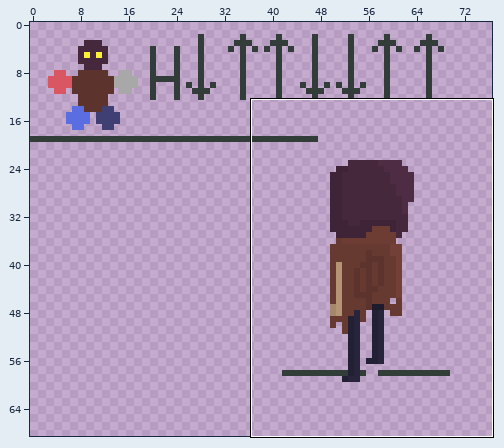
Edited in one commit: pixel-art file (Testing2d/Assets/Sprite/Hero/HEROAnim.aseprite). The picture above shows the old version from afar; the outline marks the close-up.
Close-up. Earlier state:
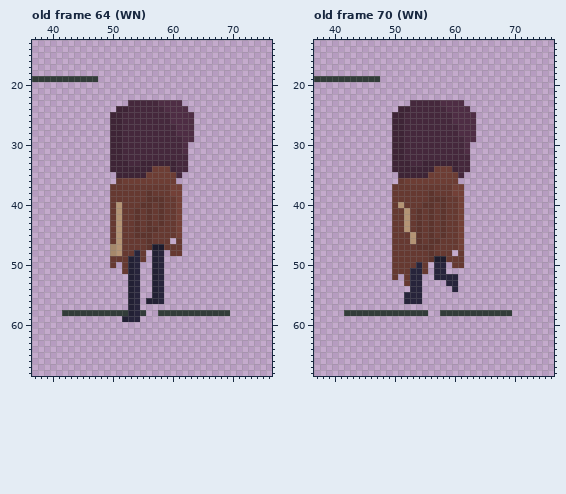
111x85 pixels, 92 frames. Pixels under 10% opacity are left out. Colours within 5 levels of each other are drawn and written as one. Shown: old frame 64 (WN): x 37..76, y 13..68; old frame 70 (WN): x 37..76, y 13..68. The wide view leaves out empty margins. The commit also changed other frames or places, which this record leaves out.
Now the later version:
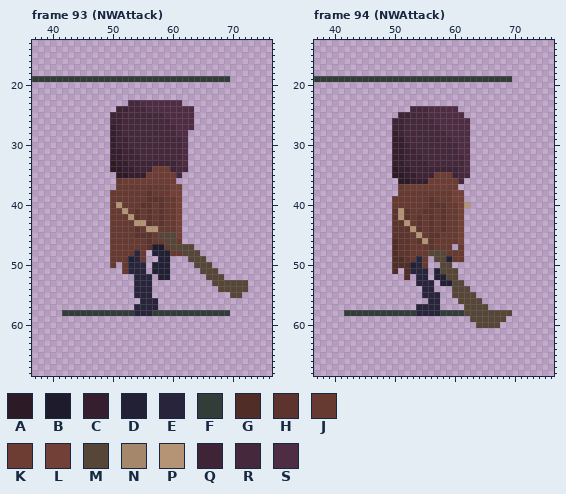
Palette (. is transparent): A #2c1a26  B #1d1b2c  C #351e2e  D #222034  E #27243b  F #323c39  G #512d27  H #5d342d  J #663931  K #6d3d34  L #734037  M #554637  N #a5886b  P #b49475  Q #3e2436  R #45283c  S #4e2d44
A new or re-ordered frame is compared with the old frame closest to it.
Edits made:
frames 92 -> 102
Changed rows in their new state; - is an unchanged pixel.
Frame 93 (NWAttack) is new; against old frame 64 (WN):
first column x 48:
19 FFFFFFFFFFFFFFFFFFFFFF
first column x 50:
23 -----SSS------
24 ------SSS----S
25 ---------S----
27 C-------------
28 C------------.
29 C-Q----------.
30 C-Q-----------
31 CCQQ----------
32 CCQQQ-------S-
33 ACCQQ-------S-
34 AACC----------
35 -AACCC--------
37 .-------------
first column x 50:
41 -JP--------------------
42 -J-P-------------------
43 -J--PP-----------------
44 -J----PP---------------
45 -J------MMM------------
46 -J-------MM------------
47 JJ--------MMMM---------
48 JJ------DD--MMM--------
49 -------.DD---MMM-------
50 ---E-E--DD----MMM------
51 ---E-E--DD-----MMM-----
52 ---.-EE.DD------MMM----
53 ---.-EE..--------MMMMMM
54 ---.-EE..---------MMMMM
55 ---.-EE..-----------MM-
56 ---..EEE.--------------
57 ---.-EEE---------------
58 ---F-EEF---------------
59 --...------------------
Frame 94 (NWAttack) is new; against old frame 70 (WN):
first column x 48:
19 FFFFFFFFFFFFFFFFFFFFFF
first column x 50:
23 ---.........--------
24 -..---SSS--..-------
25 .-Q---SSSS--..------
26 -------SSS---.------
27 --------SSS--.------
28 C--------SS--.------
29 CC--------SS-.------
30 CCQ--------S--------
31 CCQQ-------S--------
32 CCQQQ-------S-------
33 CC-QQ-RRRRR-S-------
34 ACC----QQQ--S-------
35 AACC--Q---Q-R-------
36 -AACCC-----R--------
37 .-KKKKKKKKK.--------
38 .-----J-------------
39 -------JJ-L---------
40 -J---J-H----P-------
41 HPH-JH--------------
42 HPH-----------------
43 HH------------------
44 HHHP----------------
45 HHHJP--HJ-----------
46 GHHJ-P-J------------
47 GHH-JJ----.J--------
48 GHH---MMM-J---------
49 GGH-E-.MMD----------
50 GGGD---.MM..--------
51 G.G--E-DMMM---------
52 .-G.-E-DDMM---------
53 --..-EE-DDMM--------
54 ---..EE---MMM-------
55 --...EEE--MMMM------
56 --...-EE---MMMM-----
57 ----EEEE----MMMM----
58 ----EEEE----MMMMMMMM
59 -------------MMMMMM-
60 --------------MMMM--
